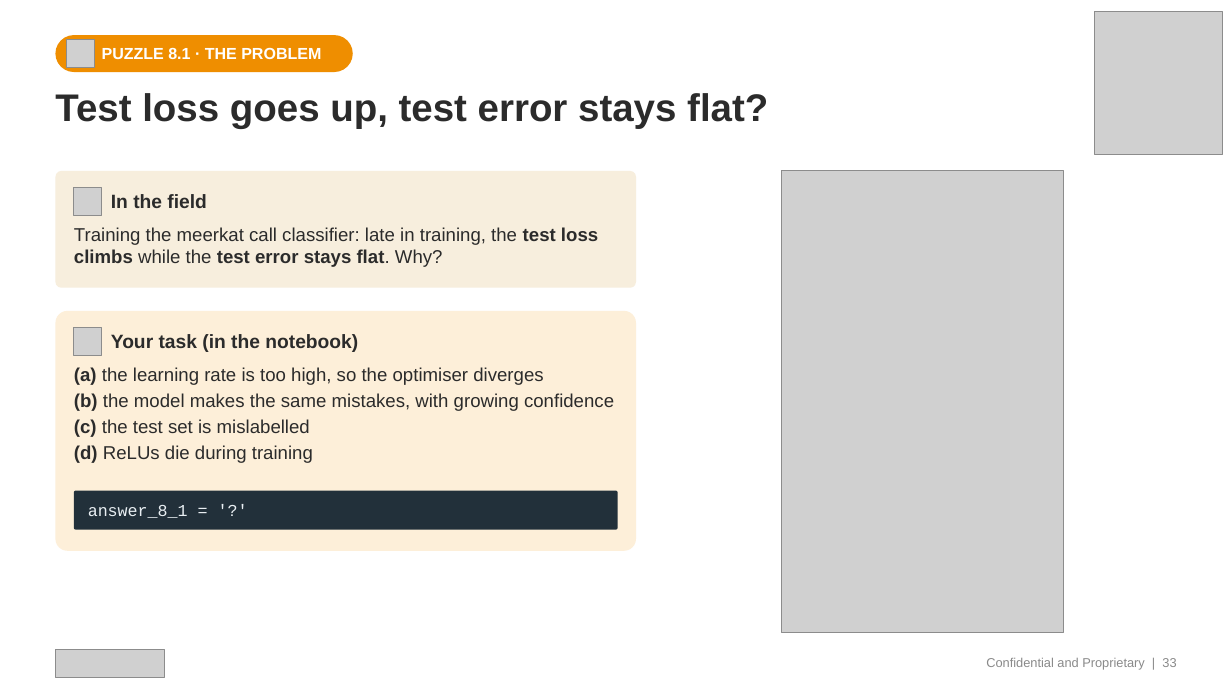
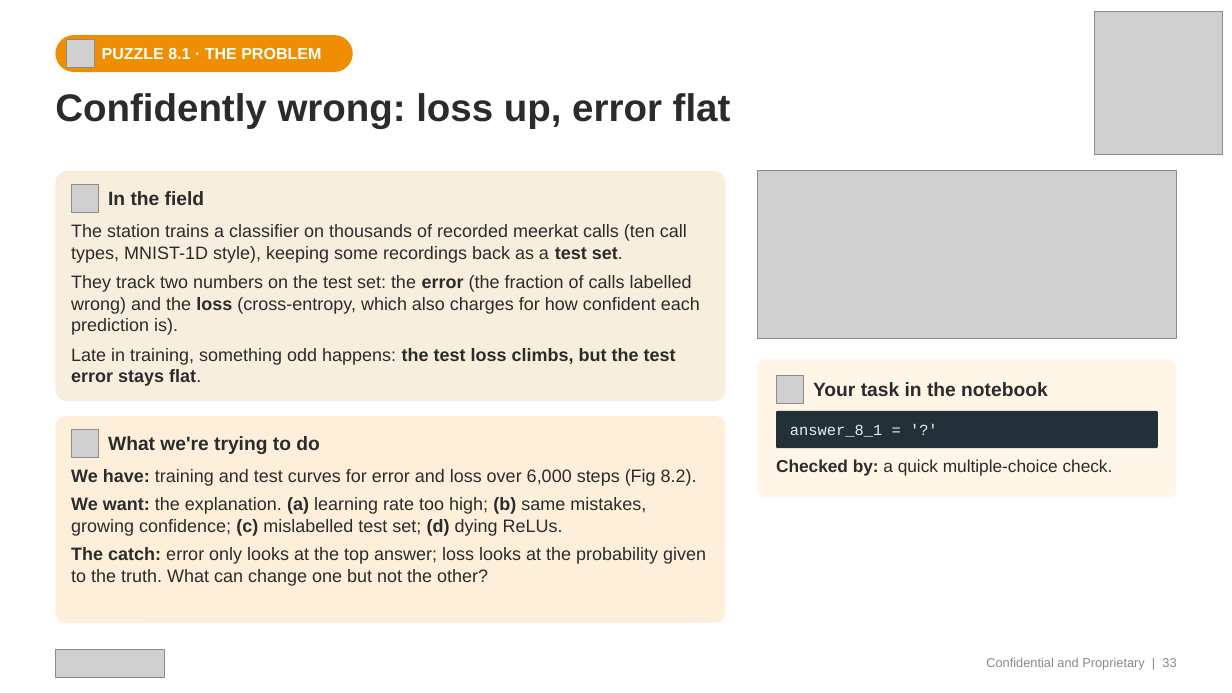
Before and after one commit to transitionbio/udl-ch1-8-tutorial, a slide deck: slide 33 of slides/TBio_UDL_Ch1-8_OneHour.pptx. Drawn at 1232x693 pixels with LibreOffice and Linux fonts; fonts in the diff are those of the drawing; grey boxes stand for pictures. Boxes give left, top, right and bottom in pixels: in the first picture for what was removed or moved away, otherwise in the second. Text is boxed around its words. In the diff, an @@ line names an element or a change of style, - is before the commit and + after.

```diff
--- a/slides/TBio_UDL_Ch1-8_OneHour.pptx
+++ b/slides/TBio_UDL_Ch1-8_OneHour.pptx
@@ text at [55, 93, 731, 129]: text changed @@
-Test loss goes up, test error stays flat?
+Confidently wrong: loss up, error flat
@@ rounded rectangle: place and size @@
-rounded rectangle at [55, 171, 636, 287]
+rounded rectangle at [55, 171, 726, 401]
@@ picture added at [758, 171, 1177, 339] @@
@@ picture removed at [782, 171, 1064, 633] @@
@@ text added at [71, 224, 700, 386], 14 pt, text #2B2B2B @@
+The station trains a classifier on thousands of recorded meerkat calls (ten call types, MNIST-1D style), keeping some recordings back as a test set.
+They track two numbers on the test set: the error (the fraction of calls labelled wrong) and the loss (cross-entropy, which also charges for how confident each prediction is).
+Late in training, something odd happens: the test loss climbs, but the test error stays flat.
@@ text removed at [74, 227, 598, 267] @@
-Training the meerkat call classifier: late in training, the test loss climbs while the test error stays flat. Why?
@@ text removed at [74, 367, 614, 463] @@
-(a) the learning rate is too high, so the optimiser diverges
-(b) the model makes the same mistakes, with growing confidence
-(c) the test set is mislabelled
-(d) ReLUs die during training
@@ rounded rectangle added at [758, 360, 1177, 498], fill #FFF6E8 @@
@@ picture: place and size @@
-picture at [74, 327, 102, 355]
+picture at [776, 376, 804, 404]
@@ text at [813, 382, 1048, 396]: text changed @@
-Your task (in the notebook)
+Your task in the notebook
@@ rounded rectangle: place and size @@
-rounded rectangle at [55, 311, 636, 551]
+rounded rectangle at [55, 416, 726, 623]
@@ rounded rectangle added at [776, 411, 1158, 448], fill #22303A @@
@@ picture added at [71, 430, 99, 457] @@
@@ text added at [108, 436, 319, 454], 15 pt, text #2B2B2B, bold @@
+What we're trying to do
@@ text "answer_8_1 = '?'": place and size @@
-text "answer_8_1 = '?'" at [88, 505, 188, 518]
+text "answer_8_1 = '?'" at [790, 424, 882, 437]
@@ text "answer_8_1 = '?'" at [790, 424, 882, 437]: size 13 to 12 pt @@
@@ text added at [71, 469, 706, 586], 14 pt, text #2B2B2B @@
+We have: training and test curves for error and loss over 6,000 steps (Fig 8.2).
+We want: the explanation. (a) learning rate too high; (b) same mistakes, growing confidence; (c) mislabelled test set; (d) dying ReLUs.
+The catch: error only looks at the top answer; loss looks at the probability given to the truth. What can change one but not the other?
@@ text added at [776, 459, 1113, 476], 13.5 pt, text #2B2B2B @@
+Checked by: a quick multiple-choice check.
@@ rounded rectangle removed at [74, 491, 617, 530] @@
```
Also in this commit, not shown: 23 other slides changed, 1 other file.
